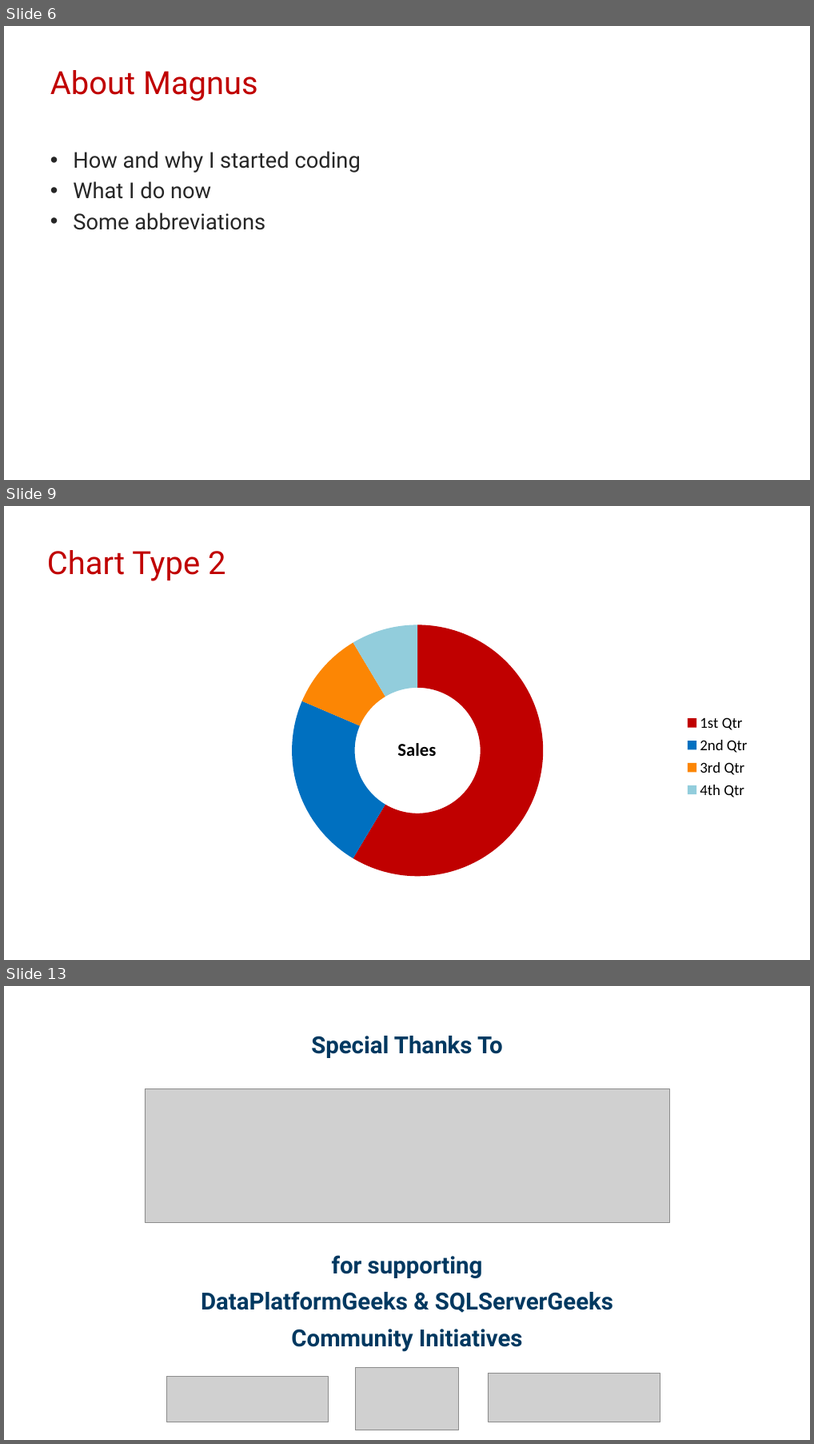
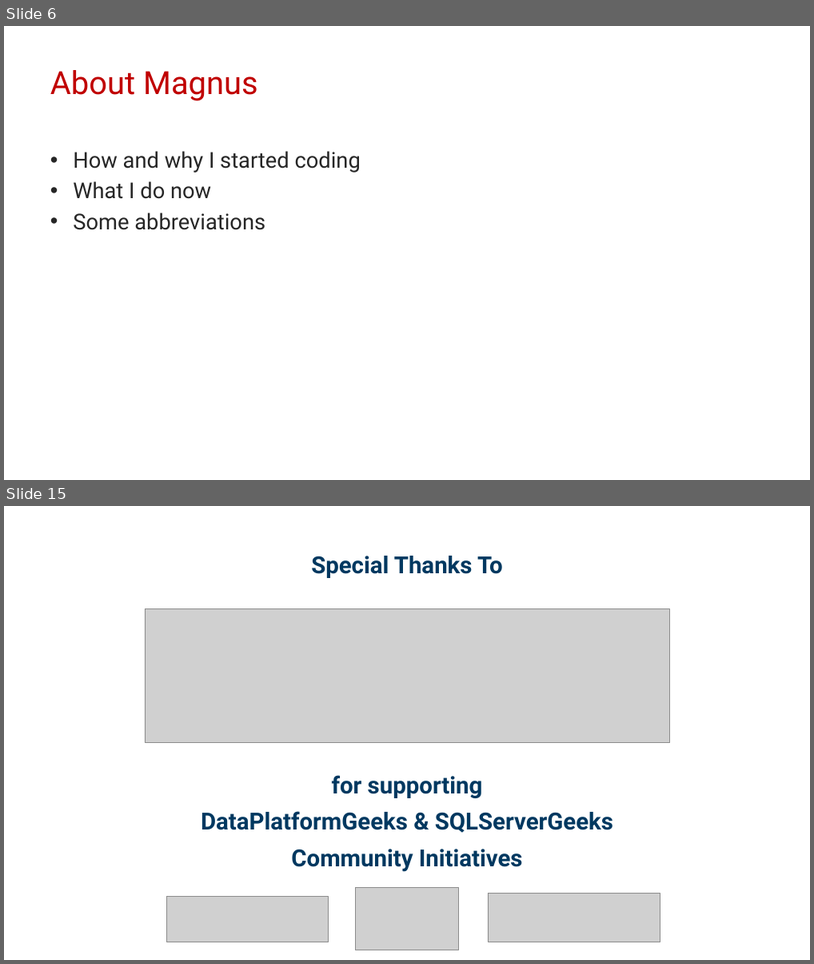
Before and after one commit to transmokopter/Presentations, a slide deck: test-driven-database-development/test-driven-database-development-dps2021.pptx. Shown one above the other, each under a label of ours: slides 6, 9 and 13 before the commit, slides 6 and 15 after it; the slides between them are not shown. The pictures are 814x1444 and 814x964 pixels, drawn with LibreOffice and Linux fonts; fonts in the diff are those of the drawing; grey boxes stand for pictures; background and template pictures are left out. Boxes give left, top, right and bottom in pixels: in the first picture for what was removed or moved away, otherwise in the second. Text is boxed around its words. In the diff, an @@ line names an element or a change of style, - is before the commit and + after.

```diff
--- a/test-driven-database-development/test-driven-database-development-dps2021.pptx
+++ b/test-driven-database-development/test-driven-database-development-dps2021.pptx
@@ slide 9 removed at (4,506,810,960), background #FFFFFF @@
@@ title removed at (47,550,226,581) @@
-Chart Type 2
@@ doughnut chart removed at (45,612,792,912) @@
-title "Sales"
-categories: 1st Qtr, 2nd Qtr, 3rd Qtr, 4th Qtr
-Sales: 59, 23, 10, 9
@@ what was slide 13 is now slide 15 @@
```
Also in this commit, not shown: 3 slides changed, 8 slides added, 5 other slides removed, 39 other files.
